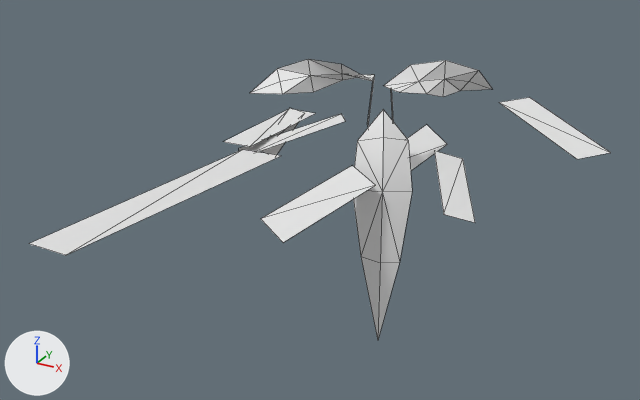
Two versions of the OBJ model game/assets/models/plants/SM_Plant_ShadeGrassSingle_Leaf.obj, one commit apart.
Rendered twice from a 50 mm lens placed at (0.758, -1.658, 0.764), pointed at (-0.115, -0.071, -0.029). Every picture has the same lights, and +X, +Y and +Z are marked at lower left. The picture after the commit comes second. Mesh edges are drawn as thin lines. Where no turn or scale is listed for an object, it has been applied to the vertices.

The first picture shows 'SM_Plant_ShadeGrassSingle_Leaf'.
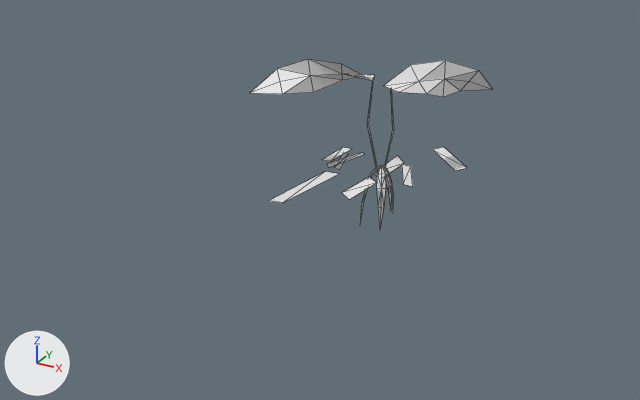
Where the change shows, as pixel boxes [x1, y1, x2, y2] in the pictures (640 x 400 px):
'SM_Plant_ShadeGrassSingle_Leaf', reshaped (58% narrower, 40% shorter)
    before: [29, 59, 611, 339]
    after: [250, 59, 492, 227]
part 1 of me_sm_plant_shadegrasssingle_leaf, cut back
    before: [29, 97, 611, 339]
    after: [269, 147, 467, 227]

What the commit changed:
me_sm_plant_shadegrasssingle_leaf is used by ob_sm_plant_shadegrasssingle_leaf; location (0.0, 0.0, 0.0).
me_sm_plant_shadegrasssingle_leaf had 87 vertices, 82 faces and spanned x -0.442..0.412, y -0.637..0.621, z -0.311..0.286.
me_sm_plant_shadegrasssingle_leaf now has 117 vertices, 118 faces and spans x -0.265..0.152, y -0.223..0.271, z -0.099..0.286.
Part 1, on me_sm_plant_shadegrasssingle_leaf:
5 vertices are removed from x -0.442..0.145, y -0.637..0.621, z 0.02..0.18.
6 faces are deleted.
38 vertices move from x -0.428..0.412, y -0.337..0.395, z -0.311..0.139 to x -0.156..0.145, y -0.119..0.15, z -0.089..0.057.
35 vertices are added at x -0.159..0.059, y -0.223..0.223, z -0.099..0.051.
42 new faces join them.
